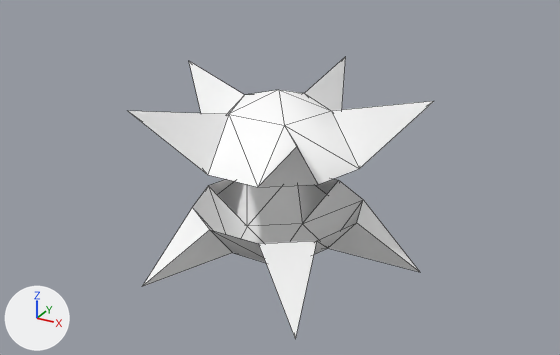
An edit to the OBJ model Assets/Art/Nova1492/GXConverted/Models/UnitParts/Accessories/datan_common_rune01_931e94ed.obj, drawn before and after from the same camera.
Rendered twice from a 50 mm camera at (1.283, -2.324, 1.164) aimed at (0.01, -0.009, 0.007). The axes (+X, +Y, +Z) are drawn at lower left. The lights are the same throughout. The older version comes first. Mesh edges are drawn as thin lines. Where no turn or scale is listed for an object, it has been applied to the vertices.

In view in the first picture: 'datan_common_rune01_931e94ed'.
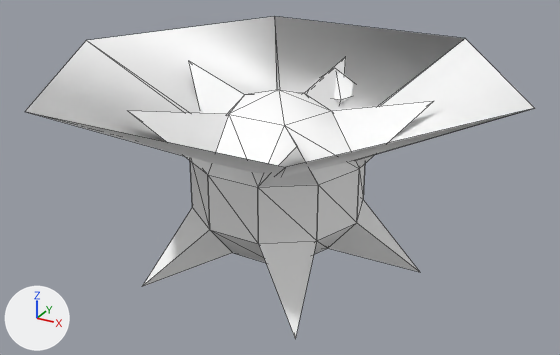
Where the change shows, as pixel boxes [x1, y1, x2, y2] in the pictures (560 x 355 px):
'datan_common_rune01_931e94ed_mesh04', added
    after: [25, 16, 534, 177]
'datan_common_rune01_931e94ed_mesh02', added
    after: [208, 169, 359, 243]
'datan_common_rune01_931e94ed_mesh01', added
    after: [190, 161, 365, 244]
'datan_common_rune01_931e94ed_mesh03', added
    after: [318, 72, 353, 104]

What changed in the scene script:
```text
Add me_datan_common_rune01_931e94ed_mesh04:
    me_datan_common_rune01_931e94ed_mesh04.from_pydata(...)  # 12 vertices, 12 faces; spans x -0.88..0.88, y -0.76..0.76, z 0.0..0.42
    me_datan_common_rune01_931e94ed_mesh04.materials.append(mat_datan_common_rune01_931e94ed)  # white #ffffff
Add me_datan_common_rune01_931e94ed_mesh03:
    me_datan_common_rune01_931e94ed_mesh03.from_pydata([(0.007, 0.458, 0.31), (0.007, 0.587, 0.217), (-0.116, 0.498, 0.217), (-0.069, 0.354, 0.217), (0.082, 0.354, 0.217), (0.129, 0.498, 0.217), (0.007, 0.458, 0.039)], [], [(0, 1, 2), (0, 2, 3), (0, 3, 4), (0, 4, 5), (0, 5, 1), (6, 2, 1), (6, 3, 2), (6, 4, 3), (6, 5, 4), (6, 1, 5)])
    me_datan_common_rune01_931e94ed_mesh03.materials.append(mat_datan_common_rune01_931e94ed)  # white #ffffff
Add me_datan_common_rune01_931e94ed_mesh02:
    me_datan_common_rune01_931e94ed_mesh02.from_pydata(...)  # 20 vertices, 10 faces; spans x -0.325..0.325, y -0.311..0.311, z -0.106..0.106
    me_datan_common_rune01_931e94ed_mesh02.materials.append(mat_datan_common_rune01_931e94ed)  # white #ffffff
Add me_datan_common_rune01_931e94ed_mesh01:
    me_datan_common_rune01_931e94ed_mesh01.from_pydata(...)  # 20 vertices, 10 faces; spans x -0.325..0.325, y -0.311..0.311, z -0.106..0.106
    me_datan_common_rune01_931e94ed_mesh01.materials.append(mat_datan_common_rune01_931e94ed)  # white #ffffff
Add ob_datan_common_rune01_931e94ed_mesh04:
    ob_datan_common_rune01_931e94ed_mesh04 = bpy.data.objects.new('datan_common_rune01_931e94ed_mesh04', me_datan_common_rune01_931e94ed_mesh04)
    ob_datan_common_rune01_931e94ed_mesh04.location = (0.0, 0.0, 0.0)
Add ob_datan_common_rune01_931e94ed_mesh03:
    ob_datan_common_rune01_931e94ed_mesh03 = bpy.data.objects.new('datan_common_rune01_931e94ed_mesh03', me_datan_common_rune01_931e94ed_mesh03)
    ob_datan_common_rune01_931e94ed_mesh03.location = (0.0, 0.0, 0.0)
Add ob_datan_common_rune01_931e94ed_mesh02:
    ob_datan_common_rune01_931e94ed_mesh02 = bpy.data.objects.new('datan_common_rune01_931e94ed_mesh02', me_datan_common_rune01_931e94ed_mesh02)
    ob_datan_common_rune01_931e94ed_mesh02.location = (0.0, 0.0, 0.0)
Add ob_datan_common_rune01_931e94ed_mesh01:
    ob_datan_common_rune01_931e94ed_mesh01 = bpy.data.objects.new('datan_common_rune01_931e94ed_mesh01', me_datan_common_rune01_931e94ed_mesh01)
    ob_datan_common_rune01_931e94ed_mesh01.location = (0.0, 0.0, 0.0)
```
